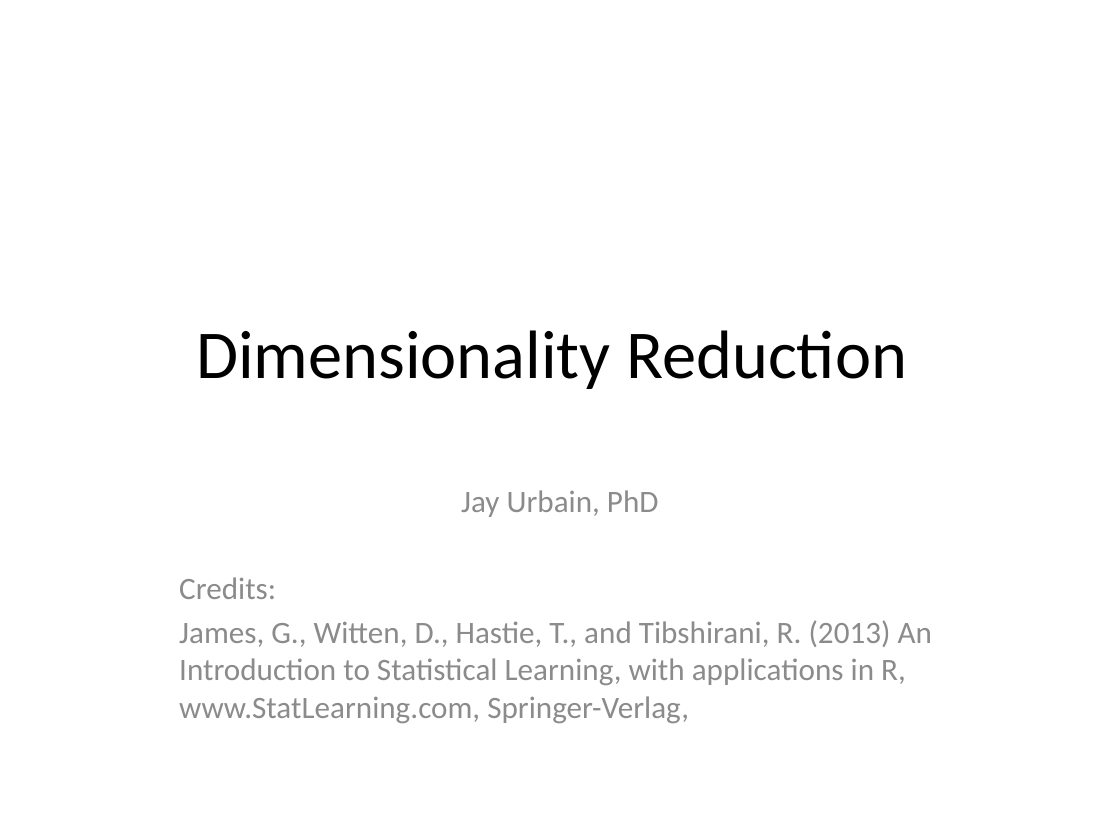
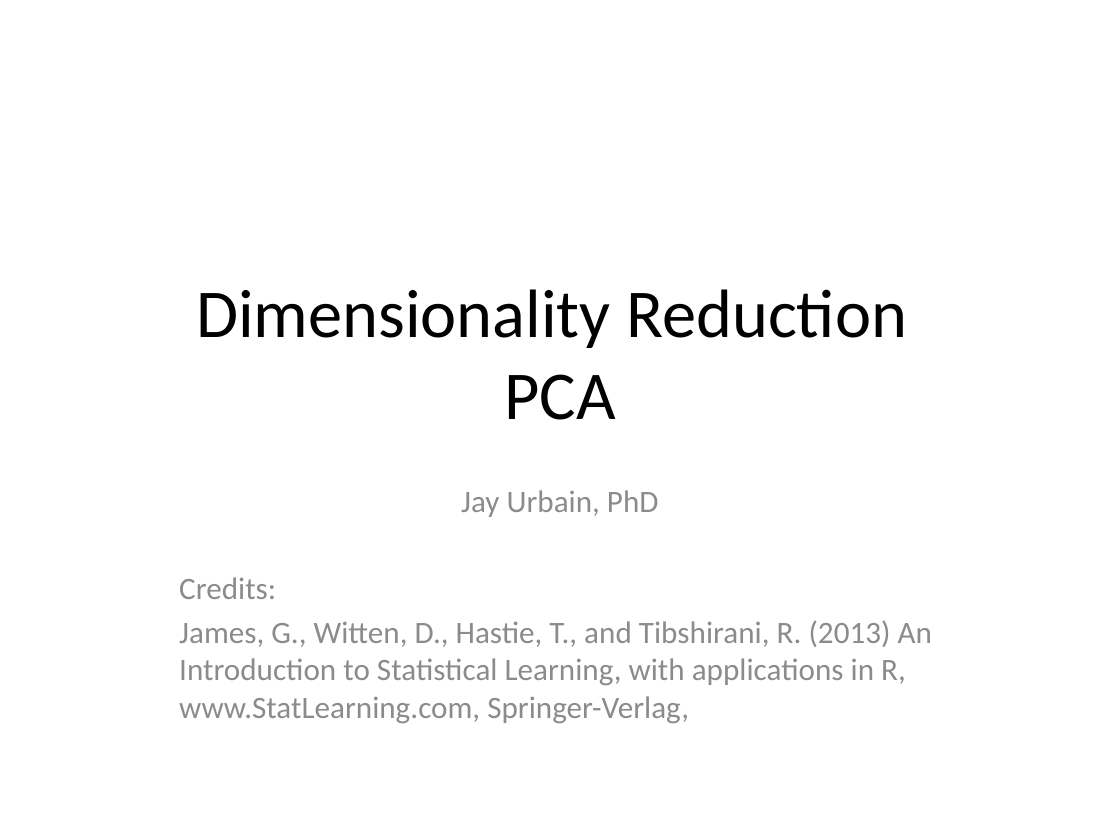
Before and after one commit to jayurbain/DataScienceIntro, a slide deck: slide 1 of slides/09_imensionality_reduction.pptx. Drawn at 1120x840 pixels with LibreOffice and Linux fonts; fonts in the diff are those of the drawing; background and template pictures are left out. Boxes give left, top, right and bottom in pixels: in the first picture for what was removed or moved away, otherwise in the second. Text is boxed around its words. In the diff, an @@ line names an element or a change of style, - is before the commit and + after.

```diff
--- a/slides/09_imensionality_reduction.pptx
+++ b/slides/09_imensionality_reduction.pptx
@@ title at (196, 289, 907, 420): text changed @@
-Dimensionality Reduction
+Dimensionality Reduction
+PCA
```
Also in this commit, not shown: 11 other slides changed, 9 slides added, 1 slide removed, 5 other files.
